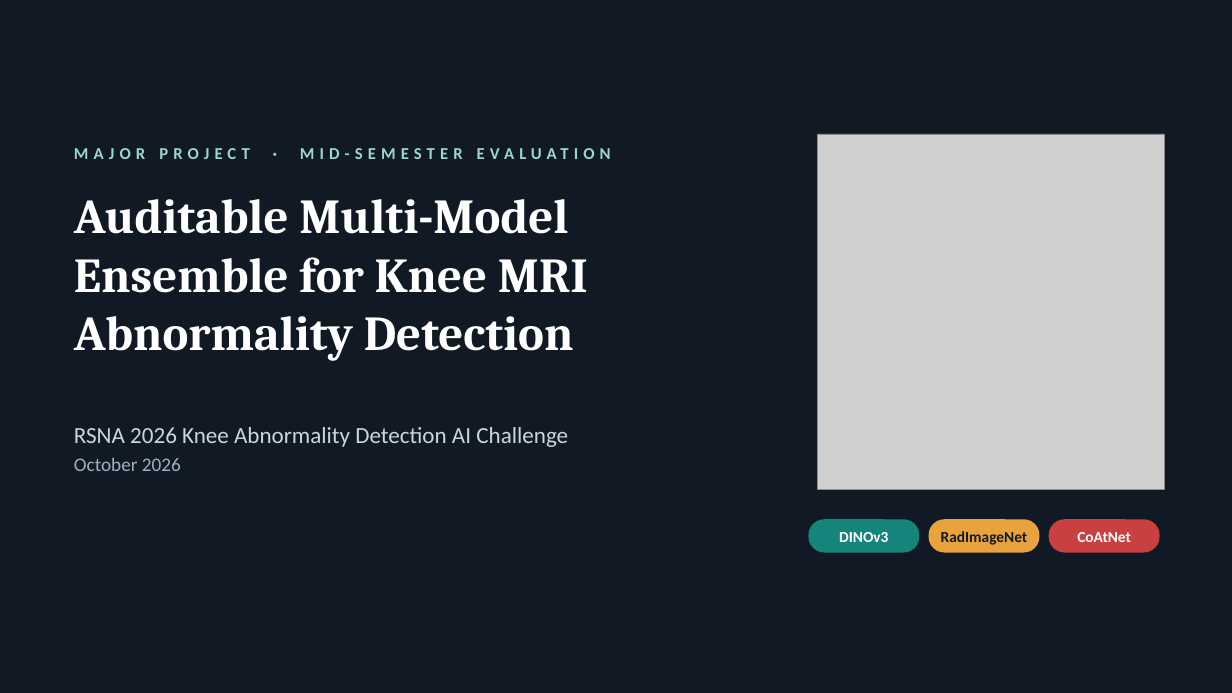
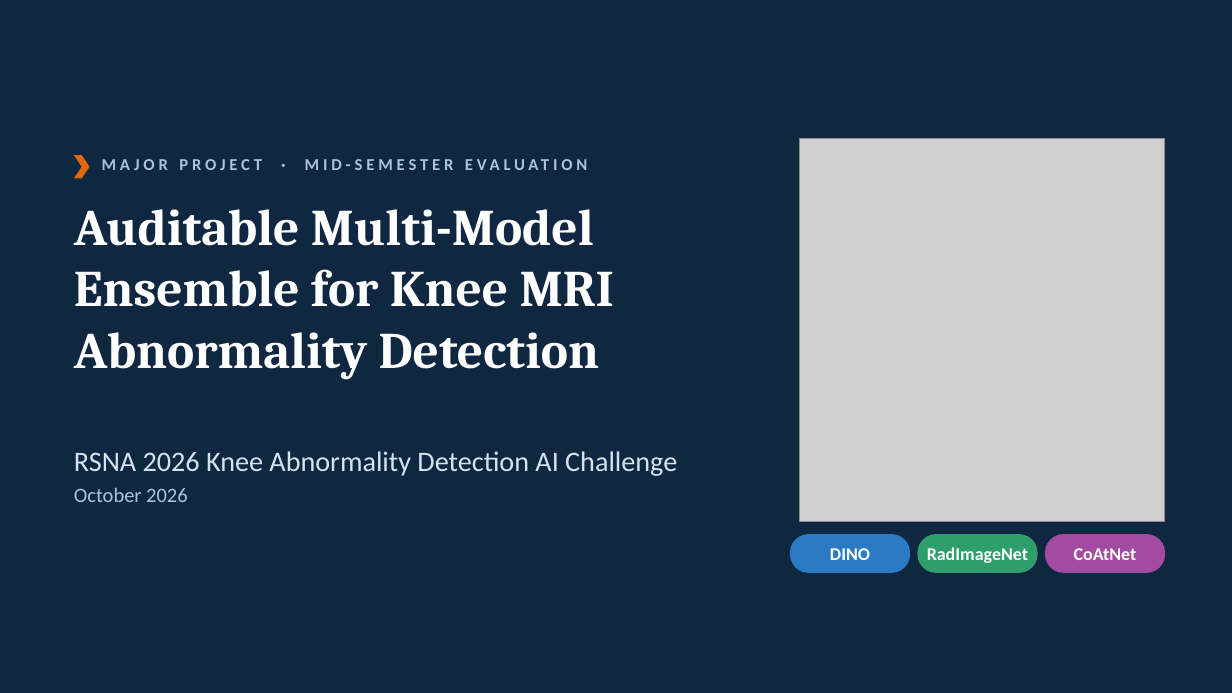
Before and after one commit to abhijitkar10/Sarth, a slide deck: slide 1 of RSNA_Knee_MRI_MidSem_Deck.pptx. Drawn at 1232x693 pixels with LibreOffice and Linux fonts; fonts in the diff are those of the drawing; grey boxes stand for pictures. Boxes give left, top, right and bottom in pixels: in the first picture for what was removed or moved away, otherwise in the second. Text is boxed around its words. In the diff, an @@ line names an element or a change of style, - is before the commit and + after.

```diff
--- a/RSNA_Knee_MRI_MidSem_Deck.pptx
+++ b/RSNA_Knee_MRI_MidSem_Deck.pptx
@@ background #111A24 to #0F2740 @@
@@ picture resized from (x1=818, y1=134, x2=1165, y2=490) to (x1=799, y1=139, x2=1165, y2=521) @@
@@ chevron added at (x1=74, y1=155, x2=90, y2=178), fill #E0690C @@
@@ text "MAJOR PROJECT · MID-SEMESTER EVALUATION" moved from (x1=74, y1=148, x2=249, y2=159) to (x1=102, y1=159, x2=262, y2=170) @@
@@ text "MAJOR PROJECT · MID-SEMESTER EVALUATION" at (x1=102, y1=159, x2=262, y2=170): text colour #9AD7CF to #A9C4DD, letter spacing 4 to 3 pt; less space between paragraphs @@
@@ title "Auditable Multi-Model Ensemble for Knee ..." moved from (x1=74, y1=199, x2=588, y2=360) to (x1=74, y1=209, x2=614, y2=380) @@
@@ title "Auditable Multi-Model Ensemble for Knee ..." at (x1=74, y1=209, x2=614, y2=380): size 38 to 40 pt @@
@@ text "RSNA 2026 Knee Abnormality Detection ..." moved from (x1=74, y1=427, x2=568, y2=471) to (x1=74, y1=451, x2=677, y2=502) @@
@@ text "RSNA 2026 Knee Abnormality Detection ..." at (x1=74, y1=451, x2=677, y2=502): size 18 to 22 pt, text colour #C9D5DF to #D5E3F0 in "RSNA 2026 Knee Abnormality Detection AI Challenge"; size 15 to 16 pt, text colour #9FB0BE to #A9C4DD in "October 2026" @@
@@ rounded rectangle added at (x1=790, y1=534, x2=910, y2=573), fill #2B7BC4, 14 pt, text #FFFFFF, bold @@
+DINO
@@ rounded rectangle removed at (x1=809, y1=519, x2=920, y2=553) @@
-DINOv3
@@ rounded rectangle "RadImageNet" resized from (x1=929, y1=519, x2=1040, y2=553) to (x1=918, y1=534, x2=1038, y2=573) @@
@@ rounded rectangle "RadImageNet" at (x1=918, y1=534, x2=1038, y2=573): size 12 to 14 pt, text colour #111A24 to #FFFFFF; fill #E8A33D to #2E9E6B; proportions changed @@
@@ rounded rectangle "CoAtNet" resized from (x1=1049, y1=519, x2=1160, y2=553) to (x1=1045, y1=534, x2=1165, y2=573) @@
@@ rounded rectangle "CoAtNet" at (x1=1045, y1=534, x2=1165, y2=573): size 12 to 14 pt; fill #C8403F to #A24BA0; proportions changed @@
```
Also in this commit, not shown: 11 other slides changed, 12 slides added, 13 slides removed, 5 other files.
